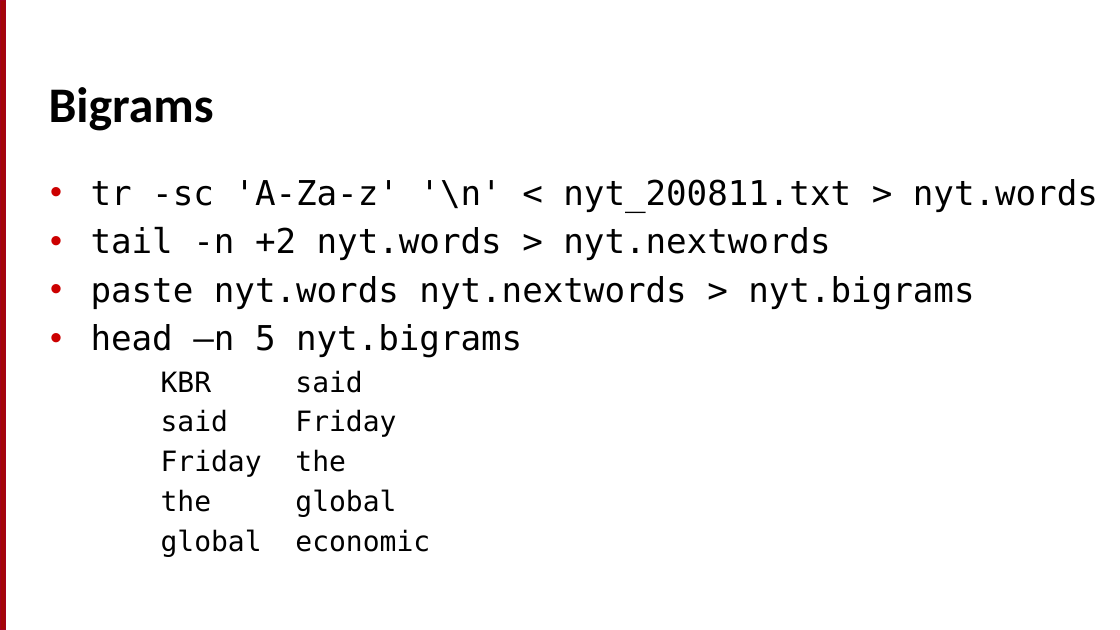
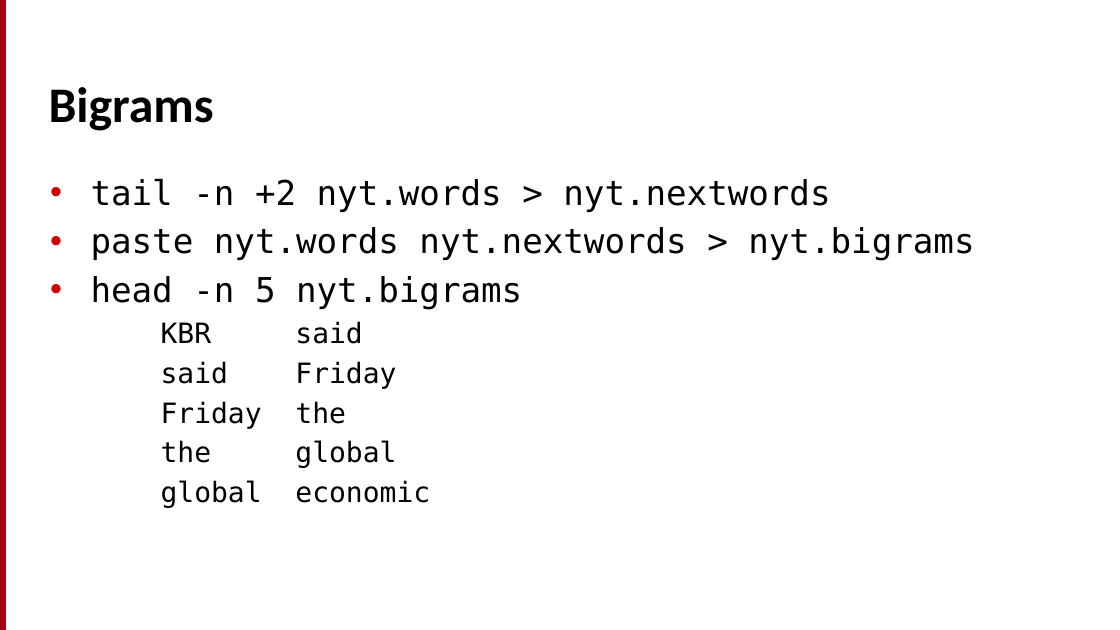
Before and after one commit to cs124/labs, a slide deck: slide 28 of Lab1_UnixForPoets.pptx (slide 27 before the commit). Drawn at 1120x630 pixels with LibreOffice and Linux fonts; fonts in the diff are those of the drawing. Boxes give left, top, right and bottom in pixels: in the first picture for what was removed or moved away, otherwise in the second. Text is boxed around its words. In the diff, an @@ line names an element or a change of style, - is before the commit and + after.

```diff
--- a/Lab1_UnixForPoets.pptx
+++ b/Lab1_UnixForPoets.pptx
@@ text at [91,179,1098,213]: paragraph removed @@
-• tr -sc 'A-Za-z' '\n' < nyt_200811.txt > nyt.words
@@ text at [91,276,522,310]: text changed @@
-• head –n 5 nyt.bigrams
+• head -n 5 nyt.bigrams
```
Also in this commit, not shown: 6 other slides changed, 1 slide added, 1 other file.
